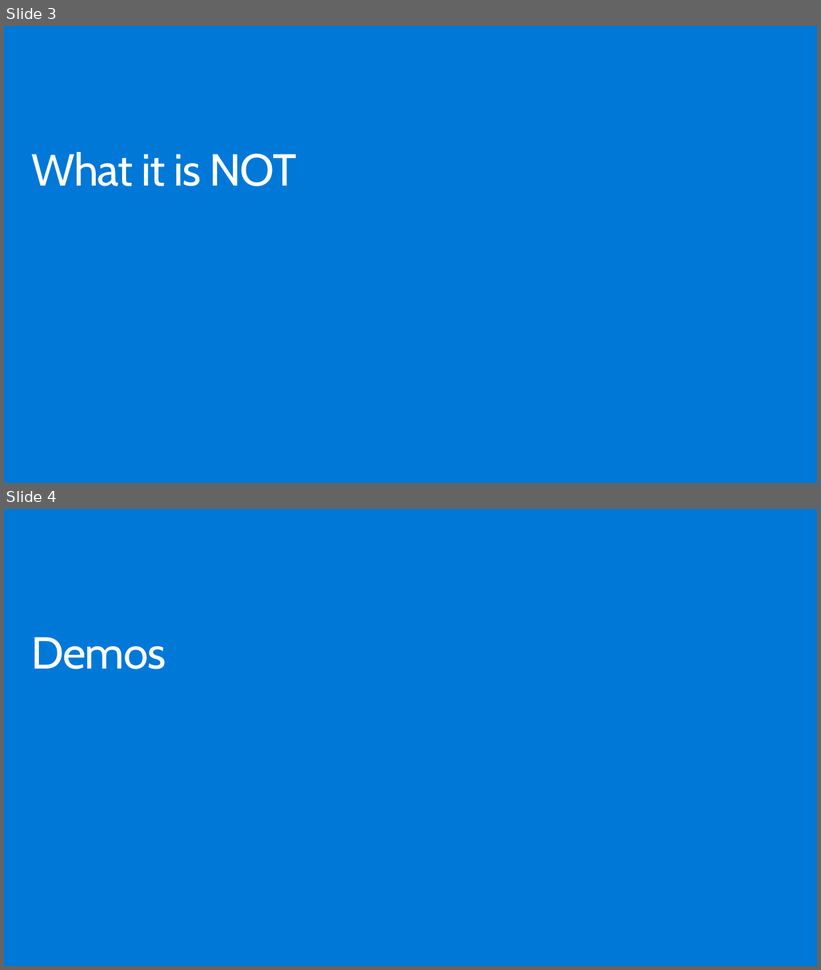
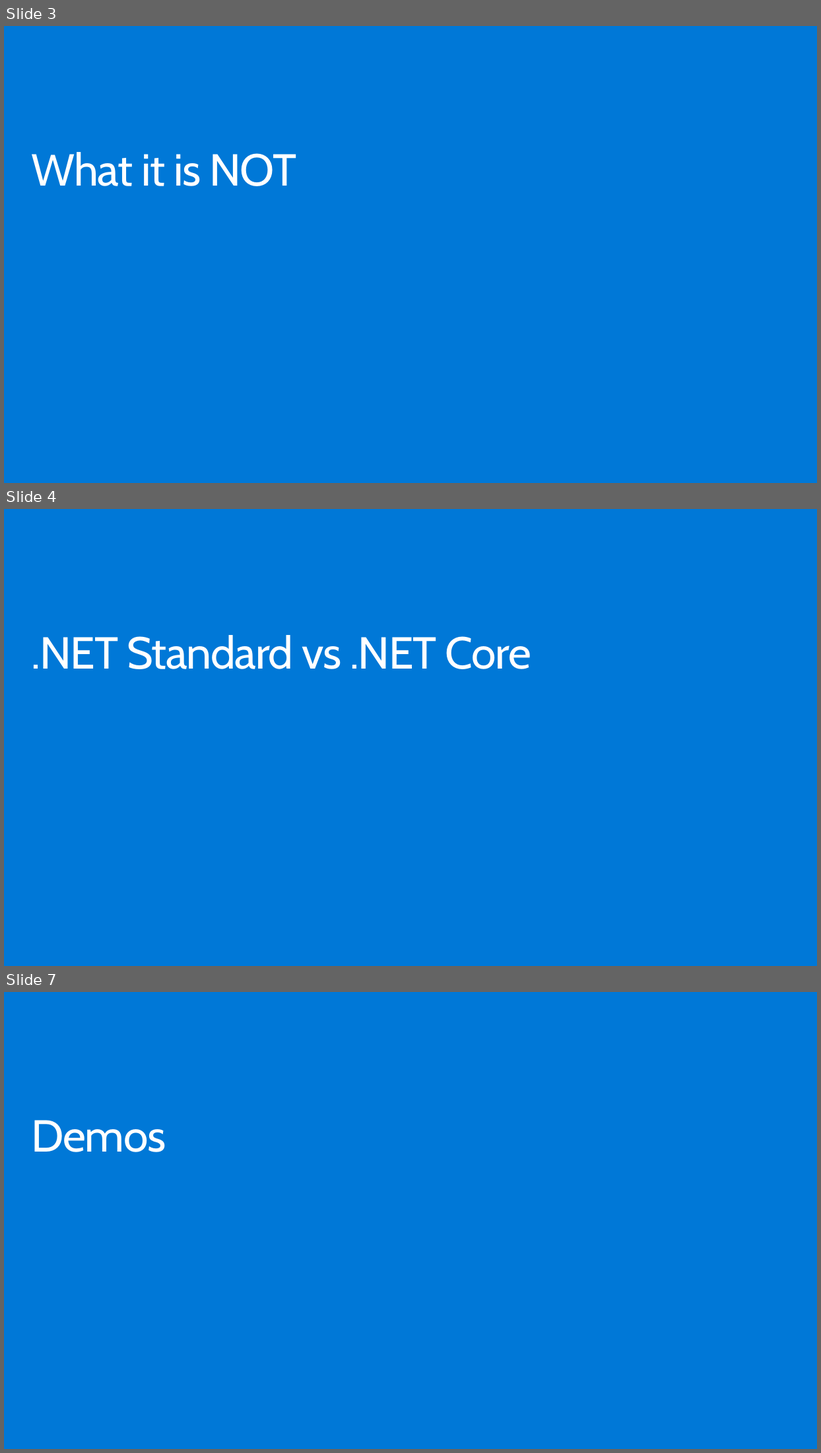
Before and after one commit to schneidenbach/aspnetcore-workshop, a slide deck: Slides/Intro to .NET Core SDK.pptx. Shown one above the other, each under a label of ours: slides 3 and 4 before the commit, slides 3, 4 and 7 after it; the slides between them are not shown. The pictures are 821x970 and 821x1453 pixels, drawn with LibreOffice and Linux fonts; fonts in the diff are those of the drawing; background and template pictures are left out. Boxes give left, top, right and bottom in pixels: in the first picture for what was removed or moved away, otherwise in the second. Text is boxed around its words. In the diff, an @@ line names an element or a change of style, - is before the commit and + after.

```diff
--- a/Slides/Intro to .NET Core SDK.pptx
+++ b/Slides/Intro to .NET Core SDK.pptx
@@ slide 4 added at (x1=4, y1=509, x2=817, y2=966), background #0078D7 @@
@@ title added at (x1=32, y1=635, x2=531, y2=669), 54 pt, text #FFFFFF @@
+.NET Standard vs .NET Core
@@ what was slide 4 is now slide 7 @@
```
Also in this commit, not shown: 2 other slides added.
